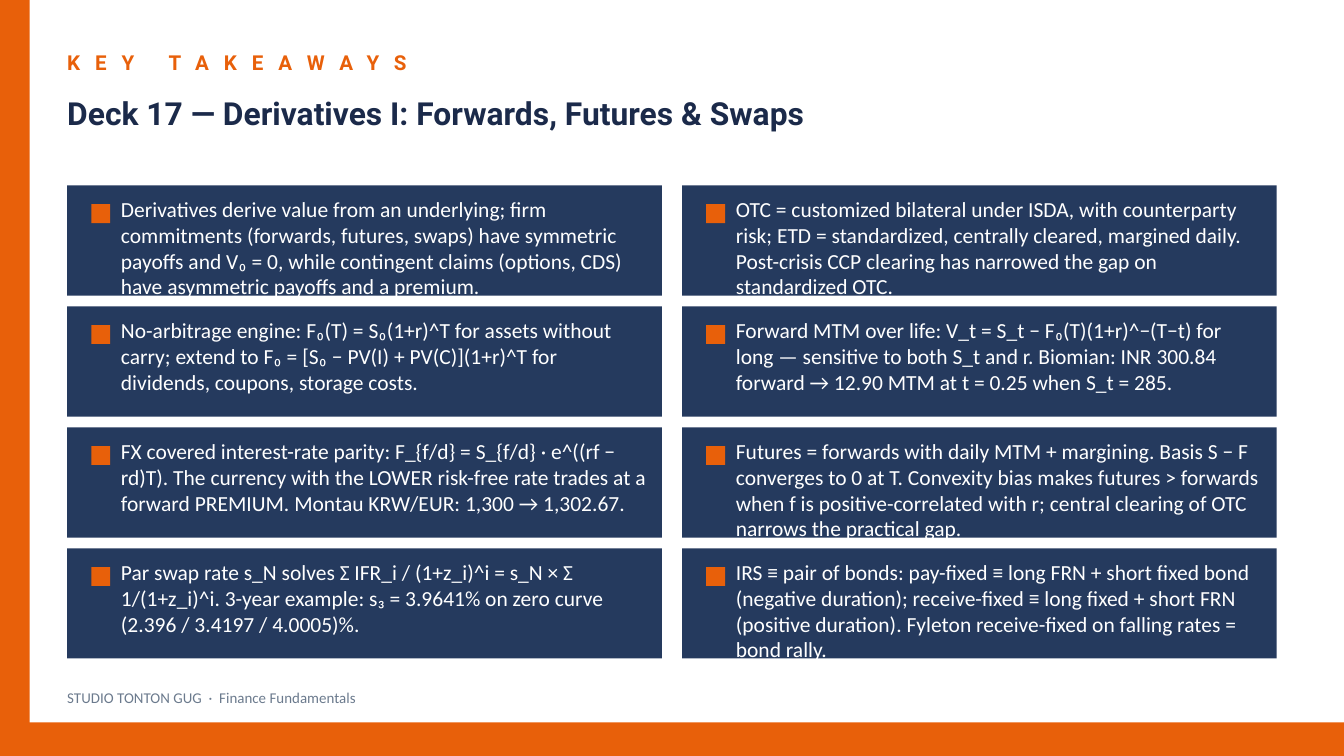
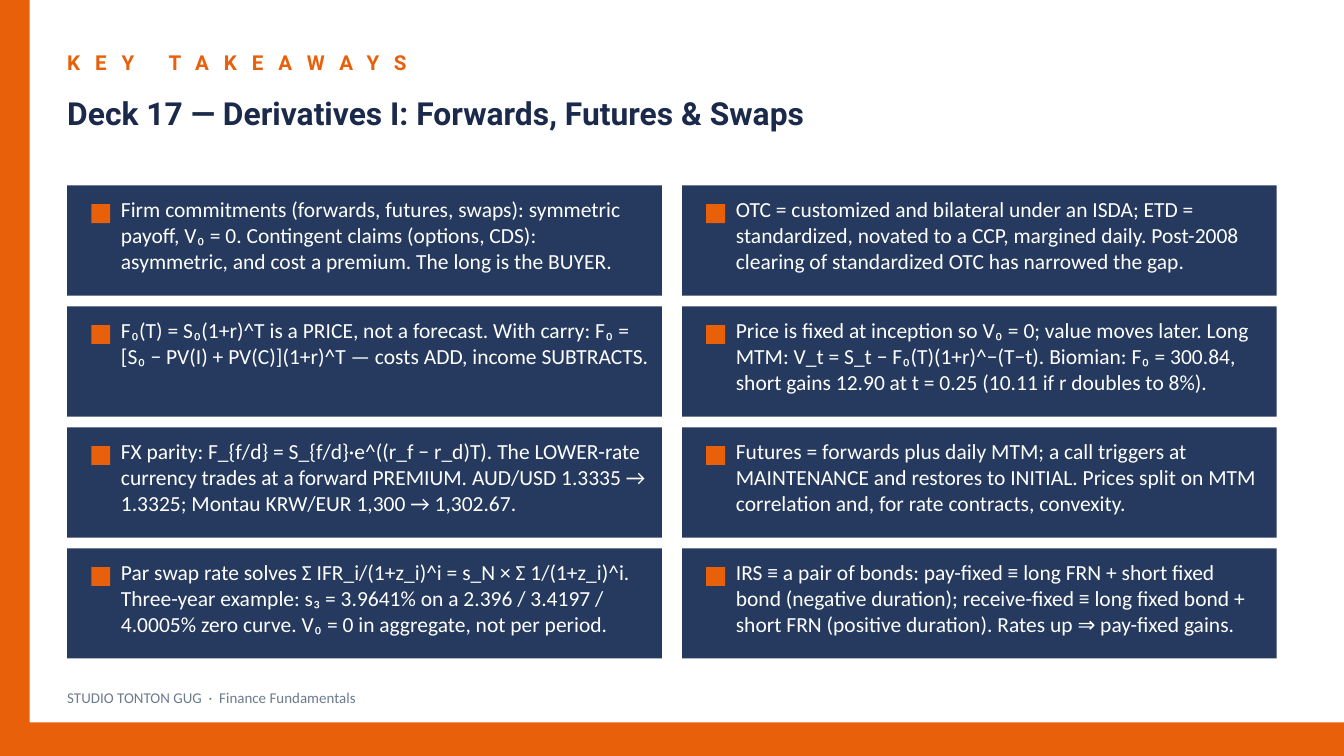
Before and after one commit to Gug4ever/Tonton_Gug_Studio, a slide deck: slide 36 of assets/finance/D17_Derivs_I_Forwards_Futures_Swaps.pptx. Drawn at 1344x756 pixels with LibreOffice and Linux fonts; fonts in the diff are those of the drawing. Boxes give left, top, right and bottom in pixels: in the first picture for what was removed or moved away, otherwise in the second. Text is boxed around its words. In the diff, an @@ line names an element or a change of style, - is before the commit and + after.

```diff
--- a/assets/finance/D17_Derivs_I_Forwards_Futures_Swaps.pptx
+++ b/assets/finance/D17_Derivs_I_Forwards_Futures_Swaps.pptx
@@ text at (121,201,620,273): text changed @@
-Derivatives derive value from an underlying; firm commitments (forwards, futures, swaps) have symmetric payoffs and V₀ = 0, while contingent claims (options, CDS) have asymmetric payoffs and a premium.
+Firm commitments (forwards, futures, swaps): symmetric payoff, V₀ = 0. Contingent claims (options, CDS): asymmetric, and cost a premium. The long is the BUYER.
@@ text at (736,202,1238,273): text changed @@
-OTC = customized bilateral under ISDA, with counterparty risk; ETD = standardized, centrally cleared, margined daily. Post-crisis CCP clearing has narrowed the gap on standardized OTC.
+OTC = customized and bilateral under an ISDA; ETD = standardized, novated to a CCP, margined daily. Post-2008 clearing of standardized OTC has narrowed the gap.
@@ text at (121,322,649,367): text changed @@
-No-arbitrage engine: F₀(T) = S₀(1+r)^T for assets without carry; extend to F₀ = [S₀ − PV(I) + PV(C)](1+r)^T for dividends, coupons, storage costs.
+F₀(T) = S₀(1+r)^T is a PRICE, not a forecast. With carry: F₀ = [S₀ − PV(I) + PV(C)](1+r)^T — costs ADD, income SUBTRACTS.
@@ text at (736,323,1249,394): text changed @@
-Forward MTM over life: V_t = S_t − F₀(T)(1+r)^−(T−t) for long — sensitive to both S_t and r. Biomian: INR 300.84 forward → 12.90 MTM at t = 0.25 when S_t = 285.
+Price is fixed at inception so V₀ = 0; value moves later. Long MTM: V_t = S_t − F₀(T)(1+r)^−(T−t). Biomian: F₀ = 300.84, short gains 12.90 at t = 0.25 (10.11 if r doubles to 8%).
@@ text at (121,443,640,514): text changed @@
-FX covered interest-rate parity: F_{f/d} = S_{f/d} · e^((rf − rd)T). The currency with the LOWER risk-free rate trades at a forward PREMIUM. Montau KRW/EUR: 1,300 → 1,302.67.
+FX parity: F_{f/d} = S_{f/d}·e^((r_f − r_d)T). The LOWER-rate currency trades at a forward PREMIUM. AUD/USD 1.3335 → 1.3325; Montau KRW/EUR 1,300 → 1,302.67.
@@ text at (736,444,1255,515): text changed @@
-Futures = forwards with daily MTM + margining. Basis S − F converges to 0 at T. Convexity bias makes futures > forwards when f is positive-correlated with r; central clearing of OTC narrows the practical gap.
+Futures = forwards plus daily MTM; a call triggers at MAINTENANCE and restores to INITIAL. Prices split on MTM correlation and, for rate contracts, convexity.
@@ text at (121,564,629,636): text changed @@
-Par swap rate s_N solves Σ IFR_i / (1+z_i)^i = s_N × Σ 1/(1+z_i)^i. 3-year example: s₃ = 3.9641% on zero curve (2.396 / 3.4197 / 4.0005)%.
+Par swap rate solves Σ IFR_i/(1+z_i)^i = s_N × Σ 1/(1+z_i)^i. Three-year example: s₃ = 3.9641% on a 2.396 / 3.4197 / 4.0005% zero curve. V₀ = 0 in aggregate, not per period.
@@ text at (736,565,1234,636): text changed @@
-IRS ≡ pair of bonds: pay-fixed ≡ long FRN + short fixed bond (negative duration); receive-fixed ≡ long fixed + short FRN (positive duration). Fyleton receive-fixed on falling rates = bond rally.
+IRS ≡ a pair of bonds: pay-fixed ≡ long FRN + short fixed bond (negative duration); receive-fixed ≡ long fixed bond + short FRN (positive duration). Rates up ⇒ pay-fixed gains.
```
Also in this commit, not shown: 29 other slides changed, 9 other files.
